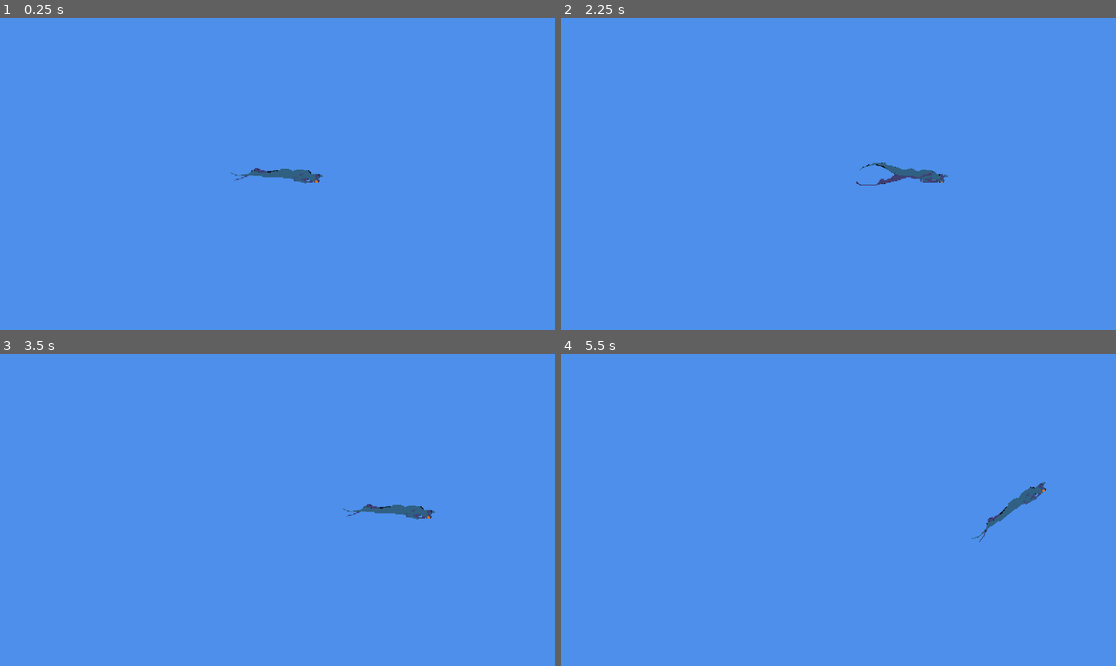
Above: before the commit, frames 1-4 (two rows, left to right).
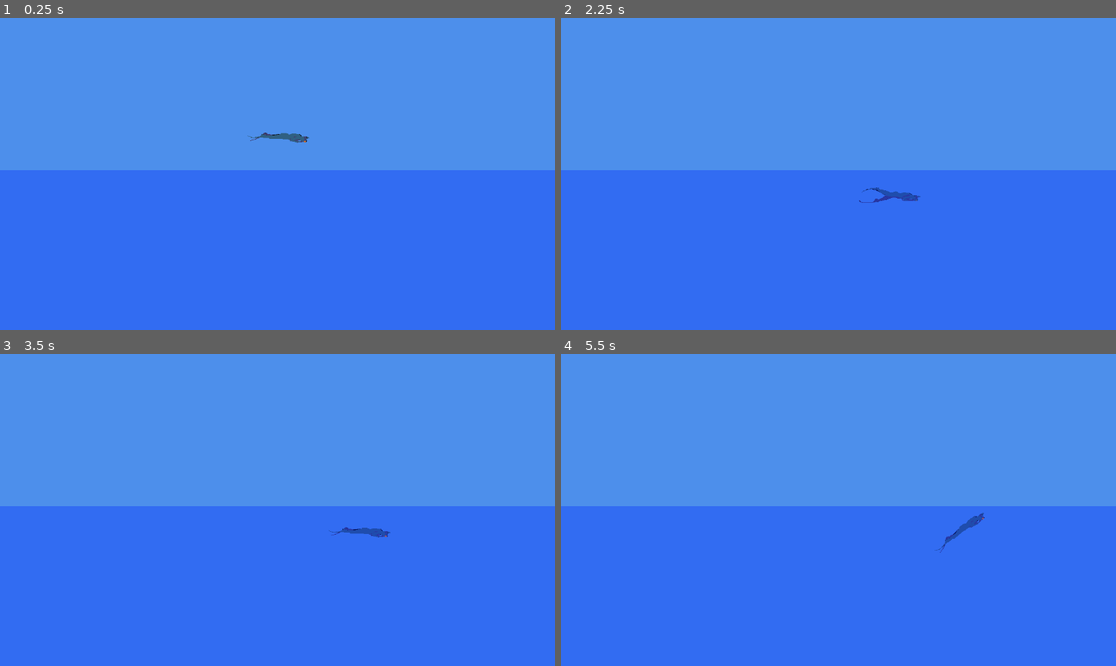
Above: after the commit, the same moments.

Repository: kstolen0/freediver-game
Game: Godot game, scene res://root.tscn
Same seed, same stepped clock (60 frames per second), same inputs: the game is played once before the commit and once after it.
Inputs:
- Up to frame 1 (0.25 s): no input
- Up to frame 2 (2.25 s): tap Enter (ui_accept) at 0.5, 0.77, 1.07, 1.52, 1.55, 1.82, 2.1 s; hold P 0.53-1.28 s; hold Right (ui_right) 0.53-2.03 s; tap F at 0.8, 1.35 s; hold Left (ui_left) from 2.03 s (still down); hold P from 2.03 s (still down)
- Up to frame 3 (3.5 s): release Left (ui_left) at 2.78 s; release P at 2.78 s; hold Right (ui_right) from 2.78 s (still down); tap P at 2.85 s; tap Enter (ui_accept) at 3.02, 3.32 s; tap F at 3.05 s
- Up to frame 4 (5.5 s): hold F 3.53-4.28 s; tap Enter (ui_accept) at 3.77, 3.8, 4.07, 4.52, 4.82 s; release Right (ui_right) at 4.28 s; hold Left (ui_left) 4.28-5.03 s; tap L at 4.35 s; tap P at 4.55 s; hold Right (ui_right) from 5.03 s (still down); hold U from 5.03 s (still down); tap F at 5.3 s

The runs differ from the first frame. In frame 1, 51% of the frame differs, in the area x 0-100%, y 36-100%; in frame 2, 51%; in frame 3, 51%; in frame 4, 51%, in the area x 0-100%, y 40-100%.

Commit message:
make ocean

Diff:
--- /dev/null
+++ b/CharacterBody2D.gd
@@ -0,0 +1,28 @@
+extends CharacterBody2D
+
+
+const SPEED = 300.0
+const JUMP_VELOCITY = -400.0
+
+# Get the gravity from the project settings to be synced with RigidBody nodes.
+var gravity = ProjectSettings.get_setting("physics/2d/default_gravity")
+
+
+func _physics_process(delta):
+	# Add the gravity.
+	if not is_on_floor():
+		velocity.y += gravity * delta
+
+	# Handle jump.
+	if Input.is_action_just_pressed("ui_accept") and is_on_floor():
+		velocity.y = JUMP_VELOCITY
+
+	# Get the input direction and handle the movement/deceleration.
+	# As good practice, you should replace UI actions with custom gameplay actions.
+	var direction = Input.get_axis("ui_left", "ui_right")
+	if direction:
+		velocity.x = direction * SPEED
+	else:
+		velocity.x = move_toward(velocity.x, 0, SPEED)
+
+	move_and_slide()
--- /dev/null
+++ b/ocean_surface.gd
@@ -0,0 +1,11 @@
+extends Area2D
+
+func _on_body_entered(body):
+	print("in water")
+	body.submerged = true
+
+
+
+func _on_body_exited(body):
+	print("not in water")
+	body.submerged = false
--- /dev/null
+++ b/ocean_surface.tscn
@@ -0,0 +1,24 @@
+[gd_scene load_steps=3 format=3 uid="uid://c3ll8udtxwb5k"]
+
+[ext_resource type="Script" path="res://ocean_surface.gd" id="1_xt8cg"]
+
+[sub_resource type="RectangleShape2D" id="RectangleShape2D_walym"]
+size = Vector2(2699, 733)
+
+[node name="ocean-surface" type="Area2D"]
+collision_layer = 2
+script = ExtResource("1_xt8cg")
+
+[node name="ColorRect" type="ColorRect" parent="."]
+offset_left = -1354.0
+offset_top = -241.0
+offset_right = 1342.0
+offset_bottom = 512.0
+color = Color(0, 0.156863, 1, 0.341176)
+
+[node name="CollisionShape2D" type="CollisionShape2D" parent="."]
+position = Vector2(-0.5, 142.5)
+shape = SubResource("RectangleShape2D_walym")
+
+[connection signal="body_entered" from="." to="." method="_on_body_entered"]
+[connection signal="body_exited" from="." to="." method="_on_body_exited"]
--- a/player.gd
+++ b/player.gd
@@ -9,8 +9,18 @@
 var leg_force = Vector2(1, 1)
 var left_leg = leg_force
 var right_leg = leg_force
+var gravity = ProjectSettings.get_setting("physics/2d/default_gravity")
+
+var submerged = false
+
+func _ready():
+	print("player loaded")
+	add_to_group("Player")
 
 func _physics_process(delta):
+	if !submerged:
+		velocity.y += gravity * delta / 2
+
 	var animation_to_play = "neutral"
 	if Input.is_key_pressed(KEY_F):
 		left_leg = apply_force(left_leg)
@@ -18,7 +28,7 @@
 	else:
 		left_leg = recover_leg(left_leg)
 
-	if Input.is_key_pressed(KEY_P):
+	if Input.is_key_pressed(KEY_P) && !Input.is_key_pressed(KEY_F):
 		right_leg = apply_force(right_leg)
 		animation_to_play = "right_leg"
 	else:
--- /dev/null
+++ b/player.tscn
@@ -0,0 +1,80 @@
+[gd_scene load_steps=8 format=3 uid="uid://4nu4hruqpdfa"]
+
+[ext_resource type="Script" path="res://player.gd" id="1_86ldc"]
+[ext_resource type="Texture2D" uid="uid://cgt0xskisivf1" path="res://diver-sheet.png" id="2_ql83x"]
+
+[sub_resource type="Animation" id="Animation_llphg"]
+resource_name = "left_leg"
+tracks/0/type = "value"
+tracks/0/imported = false
+tracks/0/enabled = true
+tracks/0/path = NodePath("Diver-sheet:frame")
+tracks/0/interp = 1
+tracks/0/loop_wrap = true
+tracks/0/keys = {
+"times": PackedFloat32Array(0, 0.1),
+"transitions": PackedFloat32Array(1, 1),
+"update": 1,
+"values": [0, 1]
+}
+
+[sub_resource type="Animation" id="Animation_o8j5a"]
+resource_name = "neutral"
+loop_mode = 1
+tracks/0/type = "value"
+tracks/0/imported = false
+tracks/0/enabled = true
+tracks/0/path = NodePath("Diver-sheet:frame")
+tracks/0/interp = 1
+tracks/0/loop_wrap = true
+tracks/0/keys = {
+"times": PackedFloat32Array(0),
+"transitions": PackedFloat32Array(1),
+"update": 1,
+"values": [0]
+}
+
+[sub_resource type="Animation" id="Animation_3xe2v"]
+resource_name = "right_leg"
+tracks/0/type = "value"
+tracks/0/imported = false
+tracks/0/enabled = true
+tracks/0/path = NodePath("Diver-sheet:frame")
+tracks/0/interp = 1
+tracks/0/loop_wrap = true
+tracks/0/keys = {
+"times": PackedFloat32Array(0, 0.1),
+"transitions": PackedFloat32Array(1, 1),
+"update": 1,
+"values": [0, 2]
+}
+
+[sub_resource type="AnimationLibrary" id="AnimationLibrary_6c8y7"]
+_data = {
+"left_leg": SubResource("Animation_llphg"),
+"neutral": SubResource("Animation_o8j5a"),
+"right_leg": SubResource("Animation_3xe2v")
+}
+
+[sub_resource type="RectangleShape2D" id="RectangleShape2D_n0v11"]
+size = Vector2(119, 24)
+
+[node name="player" type="CharacterBody2D"]
+collision_mask = 2
+script = ExtResource("1_86ldc")
+
+[node name="Diver-sheet" type="Sprite2D" parent="."]
+texture_filter = 1
+position = Vector2(-1, 0)
+texture = ExtResource("2_ql83x")
+hframes = 3
+
+[node name="AnimationPlayer" type="AnimationPlayer" parent="Diver-sheet"]
+root_node = NodePath("../..")
+libraries = {
+"": SubResource("AnimationLibrary_6c8y7")
+}
+
+[node name="CollisionShape2D" type="CollisionShape2D" parent="."]
+position = Vector2(-1, 1)
+shape = SubResource("RectangleShape2D_n0v11")
--- a/project.godot
+++ b/project.godot
@@ -15,6 +15,11 @@
 config/features=PackedStringArray("4.2", "Forward Plus")
 config/icon="res://icon.svg"
 
+[layer_names]
+
+2d_physics/layer_1="player"
+2d_physics/layer_2="ocean"
+
 [rendering]
 
 environment/defaults/default_clear_color=Color(0.299833, 0.561037, 0.922104, 1)
--- a/root.tscn
+++ b/root.tscn
@@ -1,79 +1,15 @@
-[gd_scene load_steps=7 format=3 uid="uid://co2pahc3mq4kh"]
+[gd_scene load_steps=3 format=3 uid="uid://co2pahc3mq4kh"]
 
-[ext_resource type="Script" path="res://player.gd" id="1_dy6f6"]
-[ext_resource type="Texture2D" uid="uid://cgt0xskisivf1" path="res://diver-sheet.png" id="2_e2a56"]
-
-[sub_resource type="Animation" id="Animation_llphg"]
-resource_name = "left_leg"
-tracks/0/type = "value"
-tracks/0/imported = false
-tracks/0/enabled = true
-tracks/0/path = NodePath("player/Diver-sheet:frame")
-tracks/0/interp = 1
-tracks/0/loop_wrap = true
-tracks/0/keys = {
-"times": PackedFloat32Array(0, 0.1),
-"transitions": PackedFloat32Array(1, 1),
-"update": 1,
-"values": [0, 1]
-}
-
-[sub_resource type="Animation" id="Animation_3xe2v"]
-resource_name = "right_leg"
-tracks/0/type = "value"
-tracks/0/imported = false
-tracks/0/enabled = true
-tracks/0/path = NodePath("player/Diver-sheet:frame")
-tracks/0/interp = 1
-tracks/0/loop_wrap = true
-tracks/0/keys = {
-"times": PackedFloat32Array(0, 0.1),
-"transitions": PackedFloat32Array(1, 1),
-"update": 1,
-"values": [0, 2]
-}
-
-[sub_resource type="Animation" id="Animation_o8j5a"]
-resource_name = "neutral"
-loop_mode = 1
-tracks/0/type = "value"
-tracks/0/imported = false
-tracks/0/enabled = true
-tracks/0/path = NodePath("player/Diver-sheet:frame")
-tracks/0/interp = 1
-tracks/0/loop_wrap = true
-tracks/0/keys = {
-"times": PackedFloat32Array(0),
-"transitions": PackedFloat32Array(1),
-"update": 1,
-"values": [0]
-}
-
-[sub_resource type="AnimationLibrary" id="AnimationLibrary_6c8y7"]
-_data = {
-"left_leg": SubResource("Animation_llphg"),
-"neutral": SubResource("Animation_o8j5a"),
-"right_leg": SubResource("Animation_3xe2v")
-}
+[ext_resource type="PackedScene" uid="uid://4nu4hruqpdfa" path="res://player.tscn" id="1_8hcbp"]
+[ext_resource type="PackedScene" uid="uid://c3ll8udtxwb5k" path="res://ocean_surface.tscn" id="2_yat5b"]
 
 [node name="root" type="Node2D"]
 
-[node name="player" type="CharacterBody2D" parent="."]
-script = ExtResource("1_dy6f6")
-
-[node name="Diver-sheet" type="Sprite2D" parent="player"]
-texture_filter = 1
-position = Vector2(-1, 0)
-texture = ExtResource("2_e2a56")
-hframes = 3
-
-[node name="AnimationPlayer" type="AnimationPlayer" parent="player/Diver-sheet"]
-root_node = NodePath("../../..")
-libraries = {
-"": SubResource("AnimationLibrary_6c8y7")
-}
-
-[node name="CanvasLayer" type="CanvasLayer" parent="."]
+[node name="player" parent="." instance=ExtResource("1_8hcbp")]
+position = Vector2(2, -90)
 
 [node name="Camera2D" type="Camera2D" parent="."]
-zoom = Vector2(1.5, 1.5)
+position = Vector2(-1, 0)
+
+[node name="ocean-surface" parent="." instance=ExtResource("2_yat5b")]
+position = Vector2(-39, 233)
Binary file added: diver-sprites.ase
